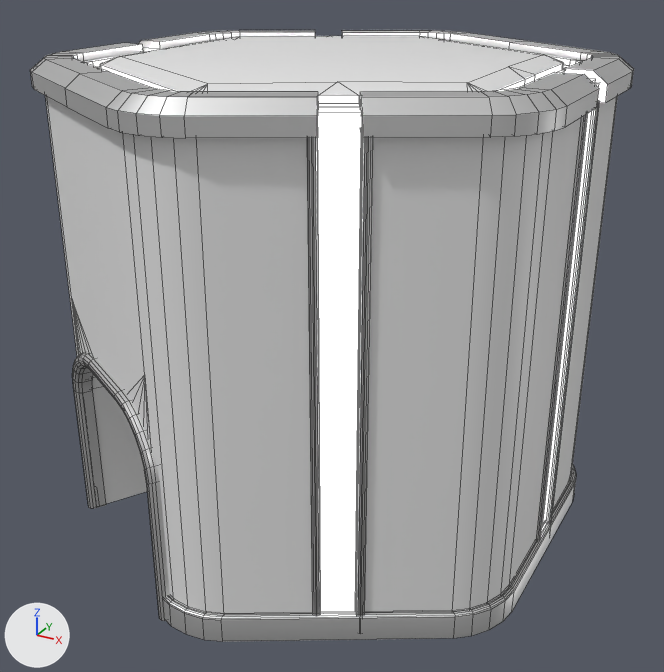
Renders of the Blender file Assets/Rendering/Models/Depot.blend from each side of a commit.
Before and after are seen from a camera (50 mm lens) standing at (1.42, -2.58, 1.91) and looking at (0.03, -0.05, 0.65). Every picture has the same lights, and +X, +Y and +Z are marked at lower left. Mesh edges are drawn as thin lines.

Before the edit, the objects in view are built like this:
```python
me_cylinder_001 = bpy.data.meshes.new('Cylinder.001')
me_cylinder_001.from_pydata(...)  # 96 vertices, 48 faces; spans x -0.82..0.82, y -0.84..0.84, z 0.0..2.11
me_cylinder_001.polygons.foreach_set('use_smooth', [True] * 48)
me_cylinder_001.materials.append(mat_light)  # white #e7e7e7
me_cylinder_014 = bpy.data.meshes.new('Cylinder.014')
me_cylinder_014.from_pydata(...)  # 1290 vertices, 1129 faces; spans x -0.91..0.91, y -1.01..1.01, z 0.0..2.17
me_cylinder_014.polygons.foreach_set('use_smooth', [True] * 1129)
# faces by material slot: [255, 874]
me_cylinder_014.materials.append(mat_base)  # white #e7e7e7
me_cylinder_014.materials.append(mat_metal_002)  # white #e7e7e7
ob_body = bpy.data.objects.new('Body', me_cylinder_014)
ob_body.location = (0.0, 0.0, 0.0)
ob_body.rotation_euler = (0.0, 0.0, -1.047)  # degrees (0, 0, -60)
ob_body.scale = (0.912, 0.912, 0.722)
_m = ob_body.modifiers.new('EdgeSplit', 'EDGE_SPLIT')
ob_light = bpy.data.objects.new('Light', me_cylinder_001)
ob_light.location = (0.0, 0.0, 0.0)
ob_light.rotation_euler = (0.0, 0.0, -1.047)  # degrees (0, 0, -60)
ob_light.scale = (0.912, 0.912, 0.722)
_m = ob_light.modifiers.new('EdgeSplit', 'EDGE_SPLIT')
```
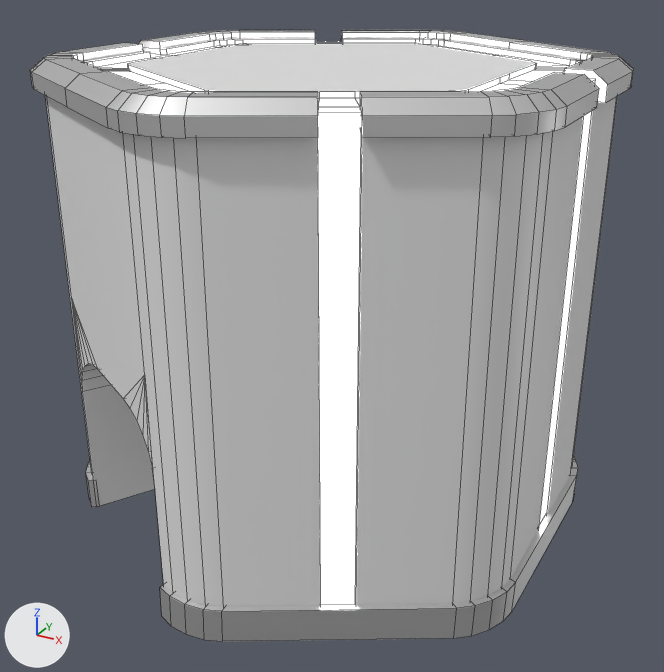
Pixel boxes (x1, y1, x2, y2) of what changed, in the pictures (664 x 672 px; the box of a moved part takes in the faces that stretch with it):
'Light', reshaped: before (97, 65, 569, 612); after (97, 42, 569, 604)
part 1 of me_cylinder_014, rebuilt (12% narrower, 19% shorter): before (100, 36, 563, 104); after (128, 43, 537, 98)
part 2 of me_cylinder_014, deleted: before (73, 102, 600, 621)
part 3 of me_cylinder_014, cut back: before (164, 465, 576, 621); after (86, 458, 578, 612)
part 4 of me_cylinder_001, moved or reshaped: before (97, 65, 569, 107); after (97, 45, 569, 107)

The edits, one by one:
me_cylinder_014 is used by ob_body; location (0.0, 0.0, 0.0); rotation (0.0, 0.0, -1.047), in degrees (0, 0, -60); scale (0.912, 0.912, 0.722).
me_cylinder_014 had 1290 vertices, 1129 faces and spanned x -0.91..0.91, y -1.01..1.01, z 0.0..2.17.
me_cylinder_014 now has 620 vertices, 523 faces and spans x -0.91..0.91, y -1.01..1.01, z 0.0..2.17.
me_cylinder_014 part 1: the loose piece of 88 vertices spanning x -0.69..0.69, y -0.78..0.78, z 2.11..2.17 is rebuilt with 78 vertices and now spans x -0.61..0.61, y -0.69..0.69, z 2.11..2.13.
me_cylinder_014 part 2: 10 loose pieces with 480 vertices, spanning x -0.89..0.89, y -0.98..0.98, z 0.0..2.13, are deleted.
Part 3, on me_cylinder_014:
180 vertices are removed from x -0.89..0.89, y -0.99..0.99, z 0.11..0.12.
200 faces are deleted.
41 vertices in x -0.87..0.87, y -0.99..0.99, z 0.11 move by (0.0, 0.0, 0.04).
7 vertices in x -0.89..0.07, y -0.98..0.53, z 0.11 move by (-0.01, 0.0, 0.04).
4 vertices in x -0.07..0.86, y -0.59..0.98, z 0.11 move by (0.0, 0.01, 0.04).
3 vertices in x 0.06..0.89, y -0.43..0.95, z 0.11 move by (0.01, 0.0, 0.04).
5 vertices move from x -0.89..0.89, y -0.43..0.5, z 0.11 to x -0.9..0.9, y -0.44..0.49, z 0.15.
32 new faces join them, mat_metal_002 (white #e7e7e7).
me_cylinder_001 has 96 vertices, 48 faces and spans x -0.82..0.82, y -0.84..0.84, z 0.0..2.11.
me_cylinder_001 is used by ob_light; location (0.0, 0.0, 0.0); rotation (0.0, 0.0, -1.047), in degrees (0, 0, -60); scale (0.912, 0.912, 0.722).
me_cylinder_001 part 4: 40 of the vertices in x -0.69..0.69, y -0.78..0.78, z 2.11 are scaled about their middle by (0.861, 0.861, 1).
